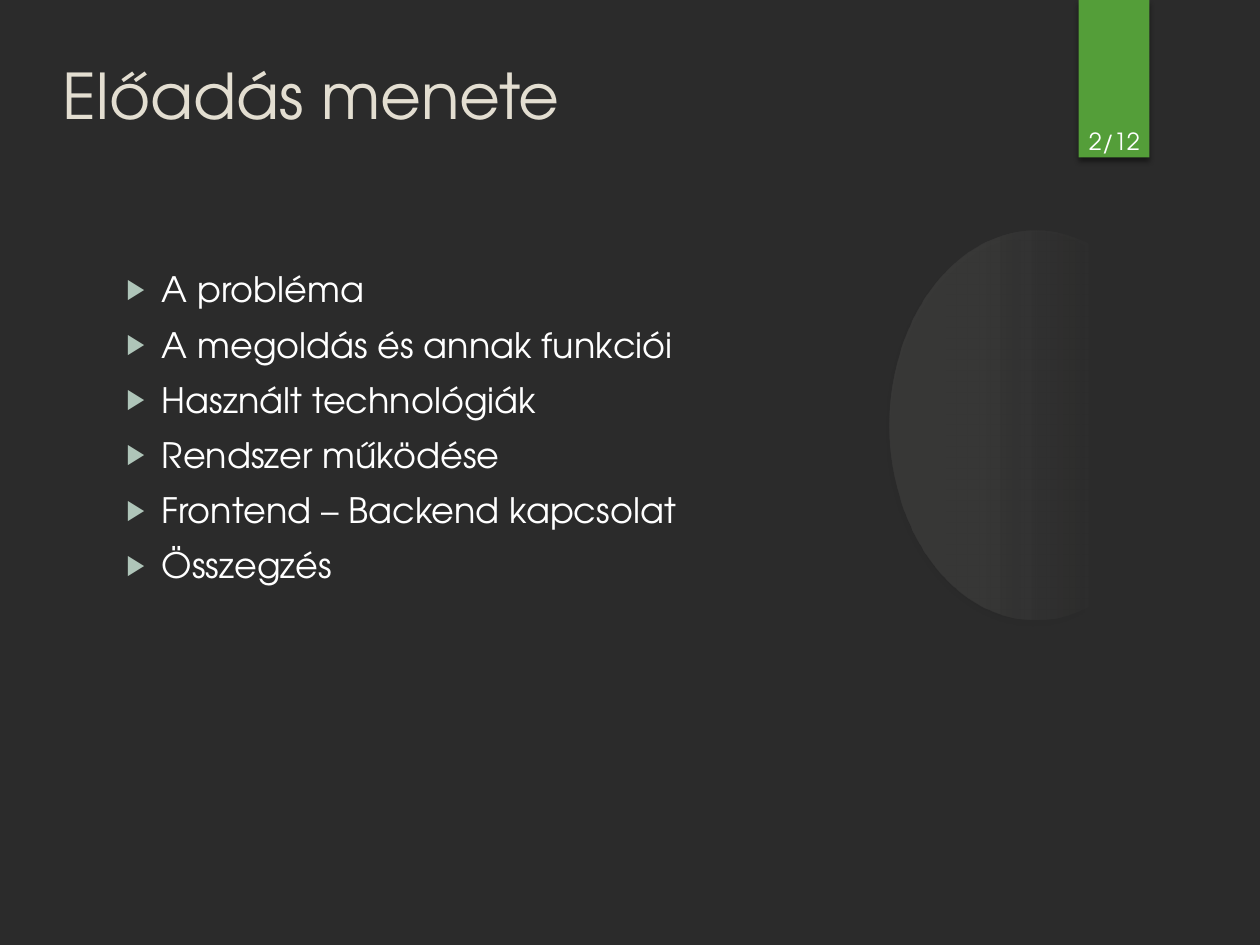
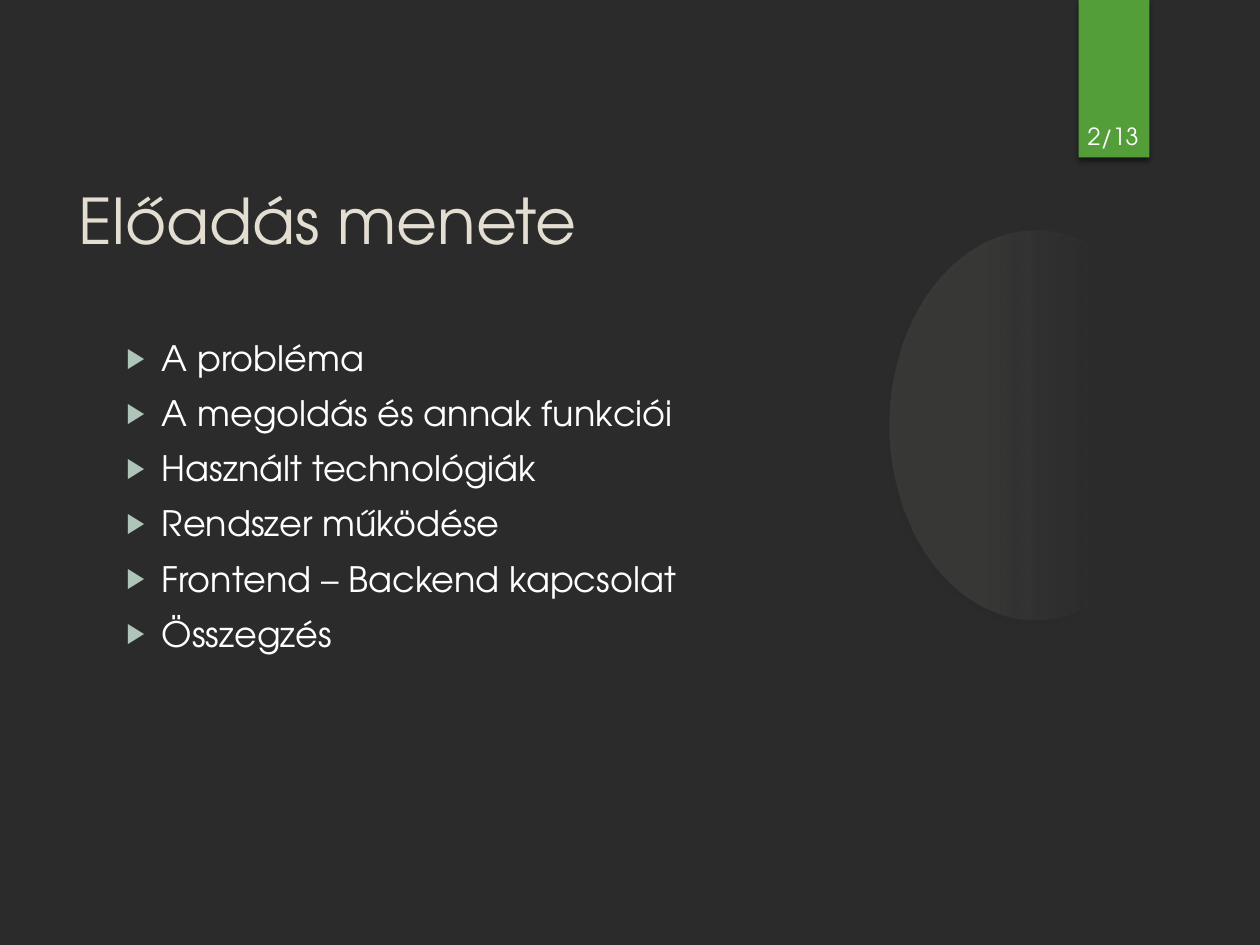
Before and after one commit to smnandor/Tervez-s-I.-II., a slide deck: slide 2 of Tervezes II/presentations/Szakdolgozat_prezentáció_4_3_IAUL0M_v7.pptx. Drawn at 1260x945 pixels with LibreOffice and Linux fonts; fonts in the diff are those of the drawing; background and template pictures are left out; a plain dark background stands for a picture behind light text. Boxes give left, top, right and bottom in pixels: in the first picture for what was removed or moved away, otherwise in the second. Text is boxed around its words. In the diff, an @@ line names an element or a change of style, - is before the commit and + after.

```diff
--- a/Tervezes II/presentations/Szakdolgozat_prezentáció_4_3_IAUL0M_v7.pptx
+++ b/Tervezes II/presentations/Szakdolgozat_prezentáció_4_3_IAUL0M_v7.pptx
@@ page number at (1088, 127, 1139, 149): text changed @@
-2/12
+2/13
@@ text "Előadás menete": place and size @@
-text "Előadás menete" at (63, 71, 560, 120)
+text "Előadás menete" at (79, 196, 577, 245)
@@ text "A probléma": place and size @@
-text "A probléma" at (162, 275, 676, 586)
+text "A probléma" at (162, 344, 676, 655)
```
Also in this commit, not shown: 11 other slides changed, 1 slide added, 25 other files.
